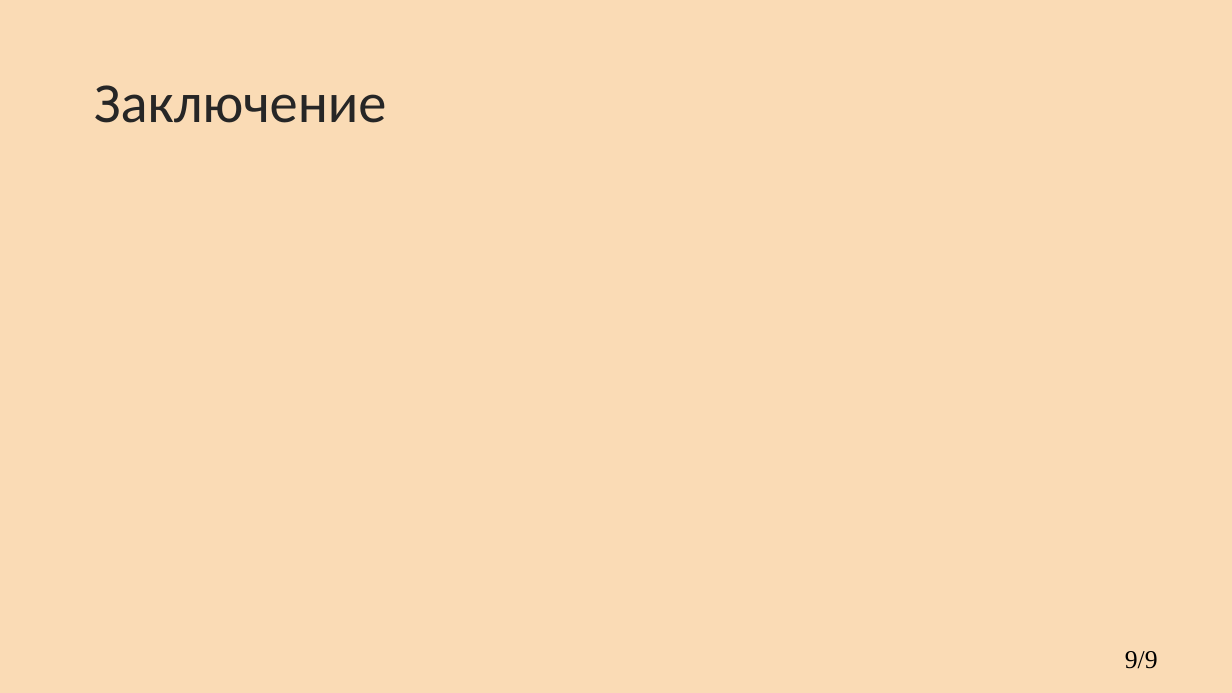
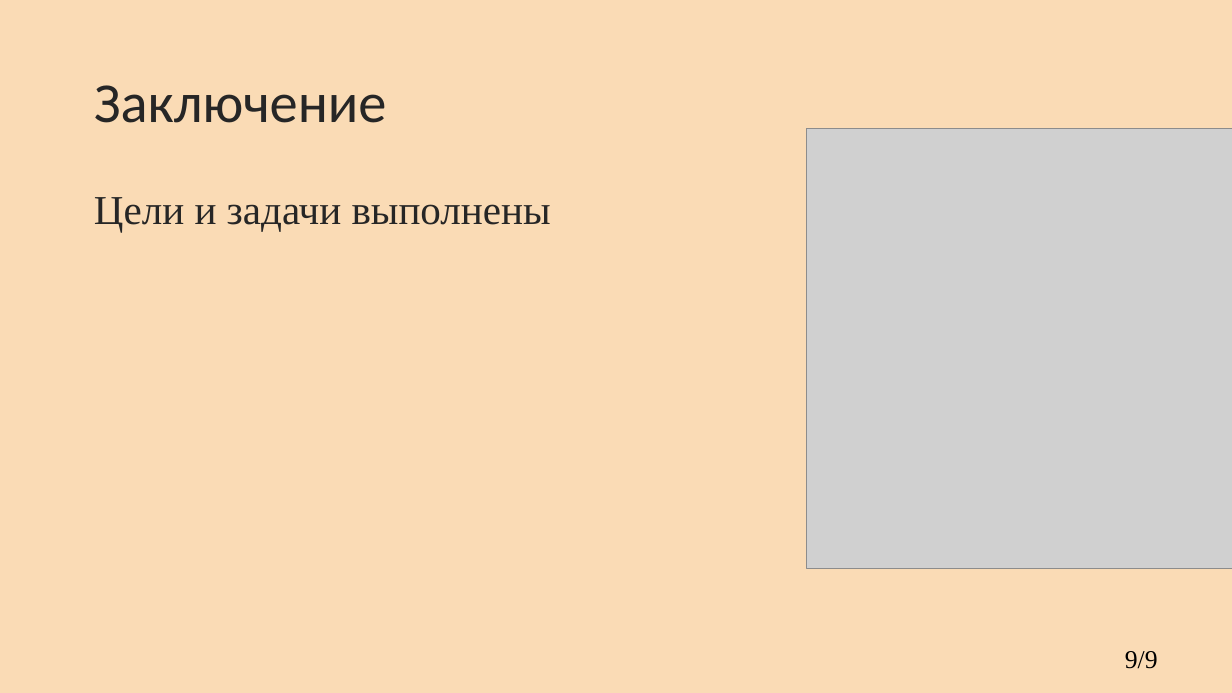
Before and after one commit to kkerra/CourseProject, a slide deck: slide 9 of кп.pptx. Drawn at 1232x693 pixels with LibreOffice and Linux fonts; fonts in the diff are those of the drawing; grey boxes stand for pictures; background and template pictures are left out. Boxes give left, top, right and bottom in pixels: in the first picture for what was removed or moved away, otherwise in the second. Text is boxed around its words. In the diff, an @@ line names an element or a change of style, - is before the commit and + after.

```diff
--- a/кп.pptx
+++ b/кп.pptx
@@ picture added at bbox=[806, 128, 1232, 568] @@
@@ text added at bbox=[94, 197, 551, 232], 32 pt, text #262626 @@
+Цели и задачи выполнены
```
Also in this commit, not shown: 5 other slides changed, 1 other file.
